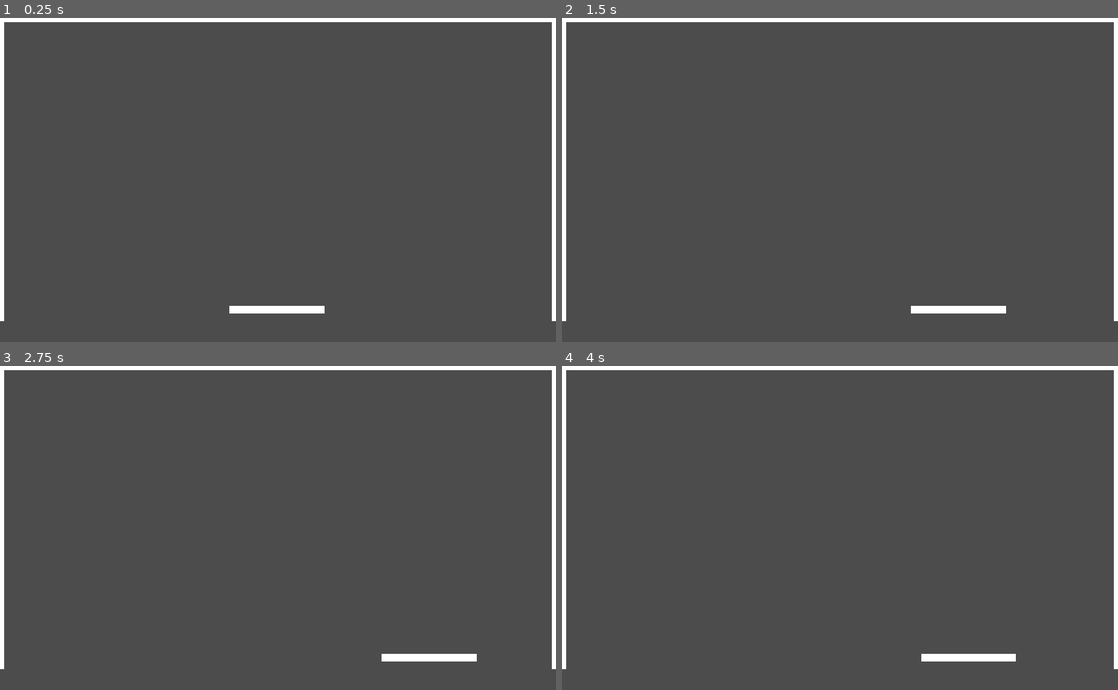
Above: before the commit, frames 1-4 (two rows, left to right).
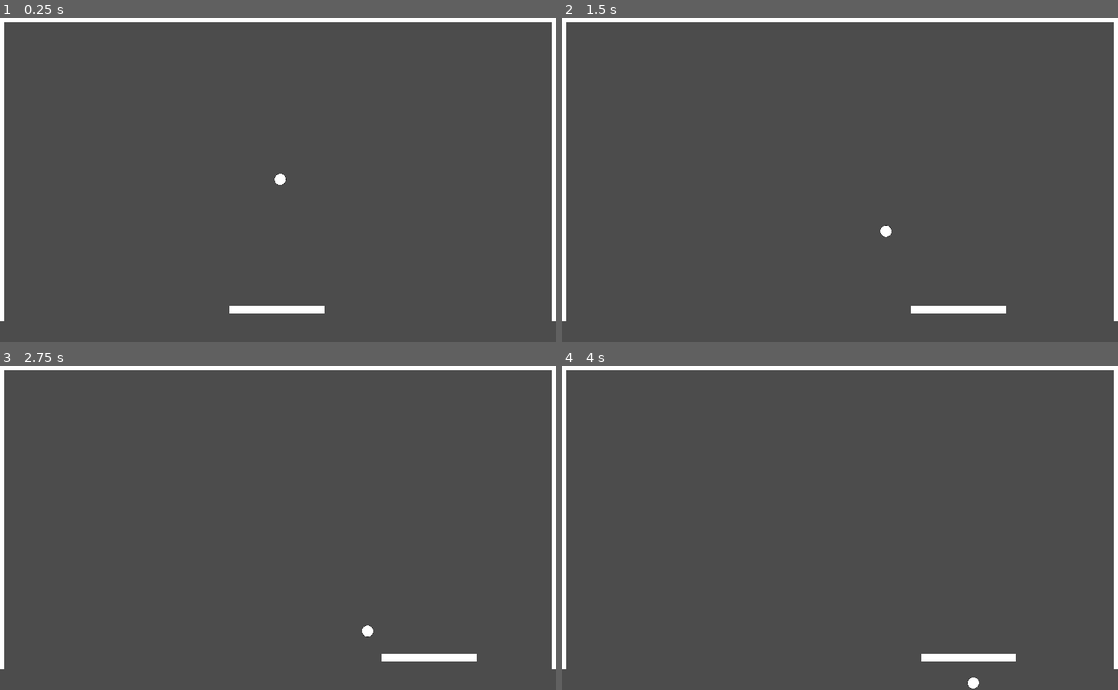
Above: after the commit, the same moments.

Repository: Santyru-C/Breakout-clone
Game: Godot game, scene res://Main.tscn
Same seed, same stepped clock (60 frames per second), same inputs: the game is played once before the commit and once after it.
Inputs:
- Up to frame 1 (0.25 s): no input
- Up to frame 2 (1.5 s): hold Right (ui_right) 0.53-1.28 s; hold Left (ui_left) from 1.28 s (still down)
- Up to frame 3 (2.75 s): release Left (ui_left) at 2.03 s; hold Right (ui_right) from 2.03 s (still down)
- Up to frame 4 (4 s): release Right (ui_right) at 3.53 s; hold Left (ui_left) from 3.53 s (still down)

The runs differ from the first frame. In frame 1, less than 0.1% of the frame differs, in the area x 49-52%, y 48-52%; in frame 2, less than 0.1%; in frame 3, less than 0.1%, in the area x 65-68%, y 80-84%; in frame 4, less than 0.1%.

Commit message:
attach script

Diff:
--- /dev/null
+++ b/gamefiles/Main.gd
@@ -0,0 +1,12 @@
+extends Node
+
+var ball_scene = load("res://scenes/ball.tscn")
+var ball = ball_scene.instance()
+
+func _ready():
+	add_child(ball)
+
+
+# Called every frame. 'delta' is the elapsed time since the previous frame.
+#func _process(delta):
+#	pass
--- a/gamefiles/Main.tscn
+++ b/gamefiles/Main.tscn
@@ -1,12 +1,14 @@
-[gd_scene load_steps=4 format=2]
+[gd_scene load_steps=5 format=2]
 
 [ext_resource path="res://assets/square_white.png" type="Texture" id=1]
 [ext_resource path="res://scenes/paddle.tscn" type="PackedScene" id=2]
+[ext_resource path="res://Main.gd" type="Script" id=3]
 
 [sub_resource type="RectangleShape2D" id=1]
 extents = Vector2( 509.5, 6.5 )
 
 [node name="Main" type="Node"]
+script = ExtResource( 3 )
 
 [node name="wall_top" type="StaticBody2D" parent="."]
 position = Vector2( 0, 2 )
